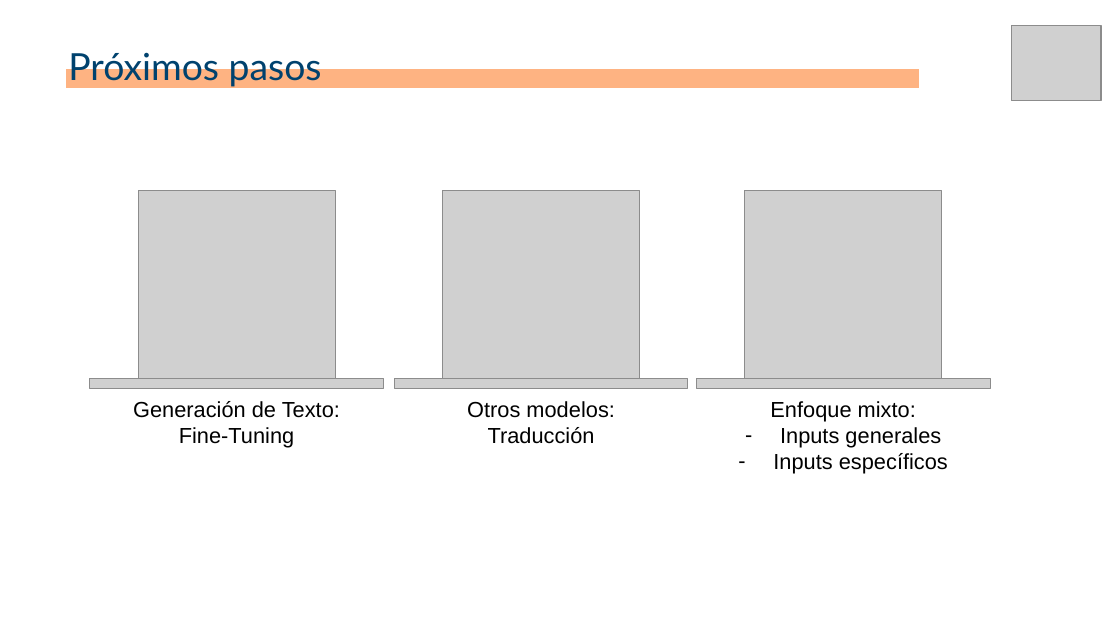
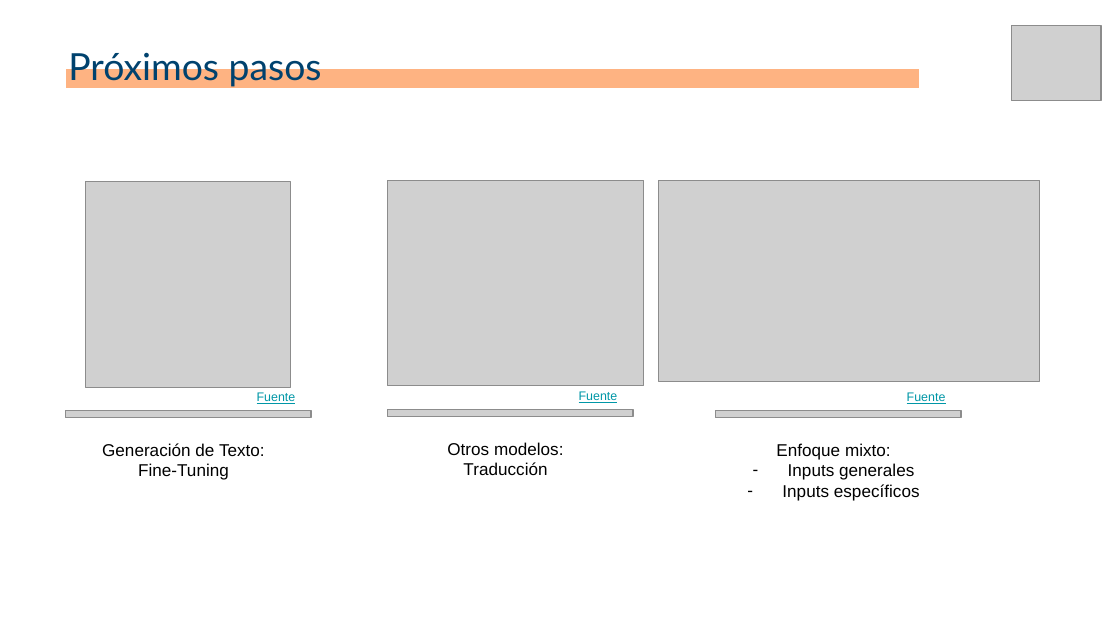
Before and after one commit to josuemzx/Chatbot-para-refugiados, a slide deck: slide 14 of doc/Template_ppt_sesion_Chatbot_para_refugiados.pptx. Drawn at 1120x630 pixels with LibreOffice and Linux fonts; fonts in the diff are those of the drawing; grey boxes stand for pictures. Boxes give left, top, right and bottom in pixels: in the first picture for what was removed or moved away, otherwise in the second. Text is boxed around its words. In the diff, an @@ line names an element or a change of style, - is before the commit and + after.

```diff
--- a/doc/Template_ppt_sesion_Chatbot_para_refugiados.pptx
+++ b/doc/Template_ppt_sesion_Chatbot_para_refugiados.pptx
@@ picture: place and size @@
-picture at bbox=[138, 190, 335, 377]
+picture at bbox=[85, 181, 290, 386]
@@ picture: place and size @@
-picture at bbox=[442, 190, 640, 377]
+picture at bbox=[388, 180, 644, 385]
@@ picture added at bbox=[659, 180, 1040, 381] @@
@@ picture removed at bbox=[745, 190, 942, 377] @@
@@ picture: place and size @@
-picture at bbox=[90, 379, 383, 389]
+picture at bbox=[65, 411, 310, 418]
@@ text added at bbox=[257, 392, 296, 404], 8 pt, text #0097A7, underline @@
+Fuente
@@ picture: place and size @@
-picture at bbox=[394, 379, 688, 389]
+picture at bbox=[388, 410, 633, 417]
@@ text added at bbox=[579, 391, 618, 403], 8 pt, text #0097A7, underline @@
+Fuente
@@ picture: place and size @@
-picture at bbox=[697, 379, 990, 389]
+picture at bbox=[716, 411, 961, 418]
@@ text added at bbox=[907, 392, 946, 404], 8 pt, text #0097A7, underline @@
+Fuente
@@ size 14 to 11 pt in 3 elements at bbox=[776, 443, 920, 501], bbox=[447, 442, 564, 475], bbox=[102, 443, 265, 480] @@
@@ text "Generación de Texto:": place and size @@
-text "Generación de Texto:" at bbox=[133, 401, 340, 448]
+text "Generación de Texto:" at bbox=[102, 443, 265, 480]
@@ text "Otros modelos:": place and size @@
-text "Otros modelos:" at bbox=[467, 401, 614, 444]
+text "Otros modelos:" at bbox=[447, 442, 564, 475]
@@ text "Enfoque mixto:": place and size @@
-text "Enfoque mixto:" at bbox=[770, 401, 948, 474]
+text "Enfoque mixto:" at bbox=[776, 443, 920, 501]
```
Also in this commit, not shown: 2 other slides changed.
